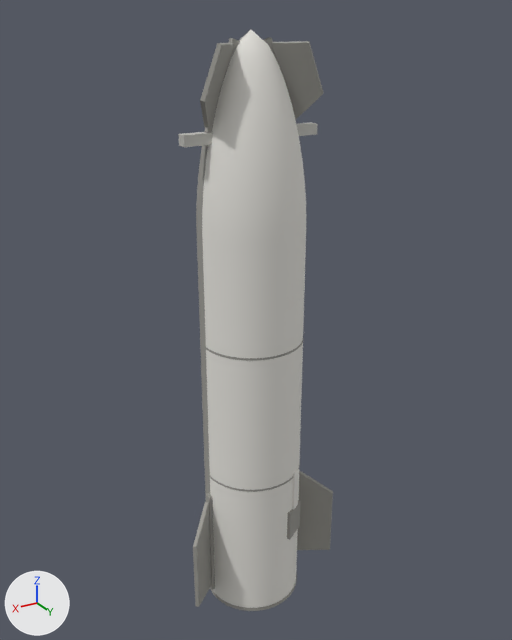
The glTF model public/models/ship.glb: old version first, new version second.
One viewpoint serves both versions: a 50 mm camera at (28.8, 48.7, 52.9) aimed at (-0.8, -0.6, 28.3). Arrows for +X, +Y and +Z are at lower left; the lights stay in place. The older version comes first. Where no turn or scale is listed for an object, it has been applied to the vertices. Vertices at exactly the same position are counted once.

Objects in the first picture: 'SHIP_FlapALGeo', 'SHIP_FlapARGeo', 'SHIP_FlapFLGeo', 'SHIP_FlapFRGeo', 'SHIP_Static'.
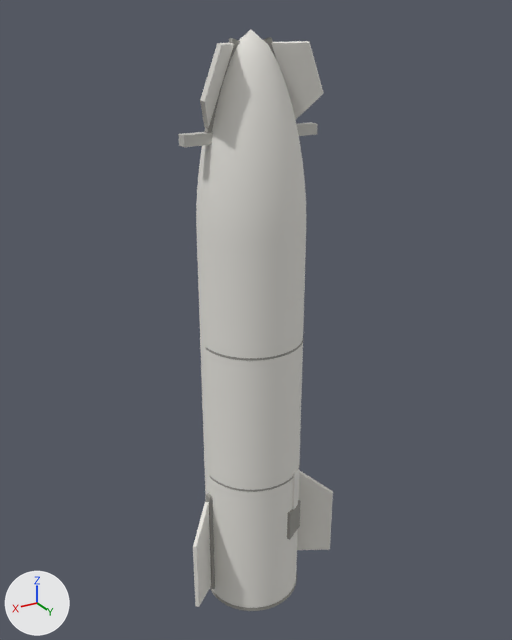
What differs and where, as boxes (x1, y1, x2, y2) in the pictures (512 x 640 px; the box of a moved part takes in the faces that stretch with it):
'SHIP_FlapFRGeo', recoloured (grey to white)
    both: (271, 41, 324, 120)
'SHIP_FlapARGeo', recoloured (grey to white)
    both: (297, 470, 333, 550)
'SHIP_FlapALGeo', recoloured (grey to white)
    both: (193, 502, 211, 607)
'SHIP_FlapFLGeo', recoloured (grey to white)
    both: (200, 43, 234, 128)
part 1 of me_ship_static, moved or reshaped
    both: (205, 37, 276, 133)
part 2 of me_ship_static, recoloured
    both: (196, 29, 251, 590)

Patch to the scene script:
```diff
--- a/public/models/ship.glb.py
+++ b/public/models/ship.glb.py
@@ me_ship_flapalgeo @@
 me_ship_flapalgeo.from_pydata(...)  # 8 vertices, 12 faces; spans x -0.04..0.04, y -0.38..0.38, z -1.0..1.0
-me_ship_flapalgeo.materials.append(mat_mat_claydark)  # grey #9a9993
+me_ship_flapalgeo.materials.append(mat_mat_clay)  # white #e6e4de
@@ me_ship_flapflgeo @@
 me_ship_flapflgeo.from_pydata(...)  # 8 vertices, 12 faces; spans x -0.06..0.06, y -0.44..0.44, z -1.0..1.0
-me_ship_flapflgeo.materials.append(mat_mat_claydark)  # grey #9a9993
+me_ship_flapflgeo.materials.append(mat_mat_clay)  # white #e6e4de
@@ me_ship_static @@
 me_ship_static.from_pydata(...)  # 1194 vertices, 1988 faces; spans x -6.0..6.0, y -4.5..4.5, z -26.0..26.0
 # used by ob_ship_static; location = (0.0, 0.0, 26.0)
+# me_ship_static part 1
+# 16 faces are deleted
+# 16 new faces join them, mat_mat_claydark (grey #9a9993)
+# me_ship_static part 2: 580 faces spanning x -4.5..4.5, y -4.5..0.0, z -26.0..26.0 switch from mat_mat_claydark (grey #9a9993) to mat_mat_clay (white #e6e4de)
 me_ship_static.materials.append(mat_mat_metal)
```
